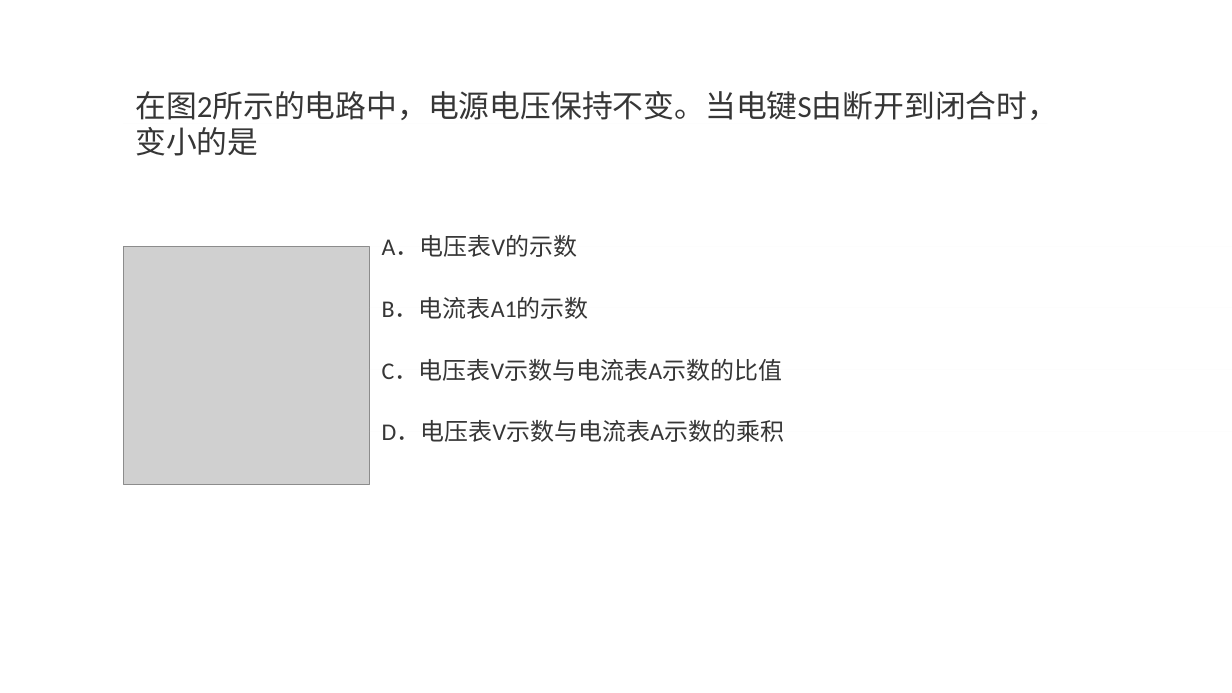
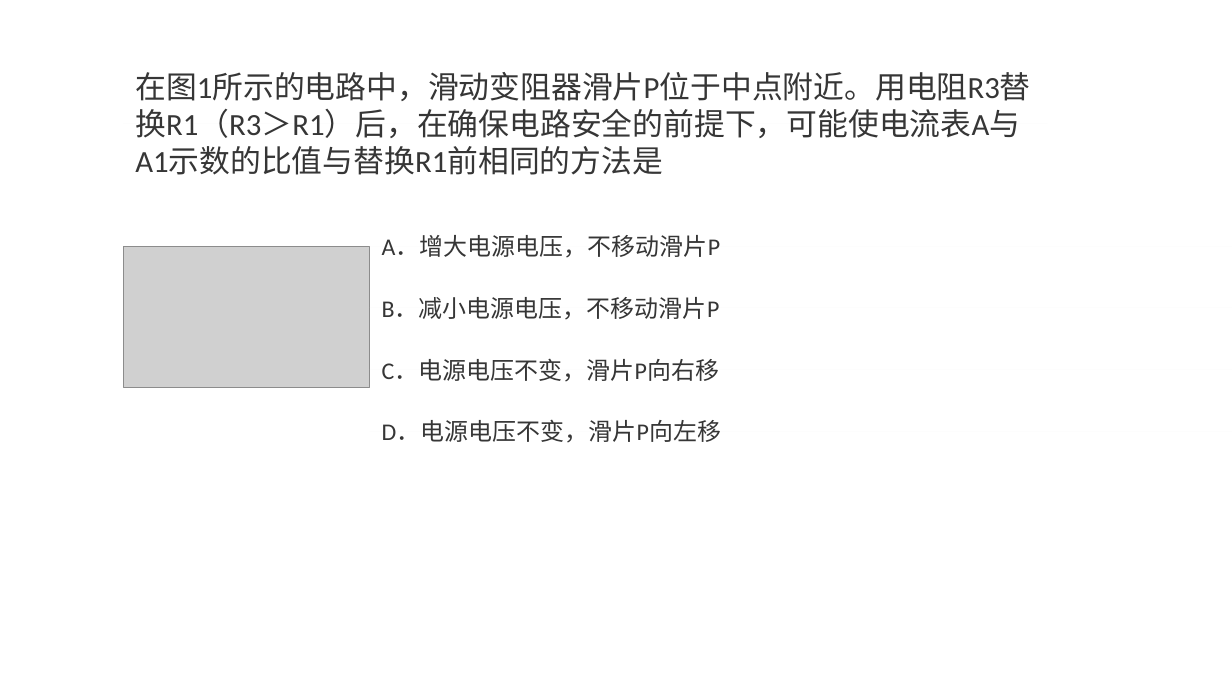
Before and after one commit to momoko8443/mang_project, a slide deck: slide 5 of question.pptx (slide 8 before the commit). Drawn at 1232x693 pixels with LibreOffice and Linux fonts; fonts in the diff are those of the drawing; grey boxes stand for pictures. Boxes give left, top, right and bottom in pixels: in the first picture for what was removed or moved away, otherwise in the second. Text is boxed around its words. In the diff, an @@ line names an element or a change of style, - is before the commit and + after.

```diff
--- a/question.pptx
+++ b/question.pptx
@@ text removed at box(135, 91, 1058, 156) @@
-在图2所示的电路中，电源电压保持不变。当电键S由断开到闭合时，变小的是
@@ rectangle added at box(123, 123, 1047, 123), fill #F1F1F1, 18 pt, text #363636 @@
+在图1所示的电路中，滑动变阻器滑片P位于中点附近。用电阻R3替换R1（R3＞R1）后，在确保电路安全的前提下，可能使电流表A与A1示数的比值与替换R1前相同的方法是
@@ text at box(382, 235, 721, 257): text changed @@
-A．电压表V的示数
+A．增大电源电压，不移动滑片P
@@ picture: place and size @@
-picture at box(123, 246, 370, 484)
+picture at box(123, 246, 370, 387)
@@ text at box(382, 297, 720, 319): text changed @@
-B．电流表A1的示数
+B．减小电源电压，不移动滑片P
@@ text at box(382, 359, 719, 381): text changed @@
-C．电压表V示数与电流表A示数的比值
+C．电源电压不变，滑片P向右移
@@ text at box(382, 420, 721, 442): text changed @@
-D．电压表V示数与电流表A示数的乘积
+D．电源电压不变，滑片P向左移
```
Also in this commit, not shown: 3 other slides changed, 2 slides added, 4 slides removed, 20 other files.
